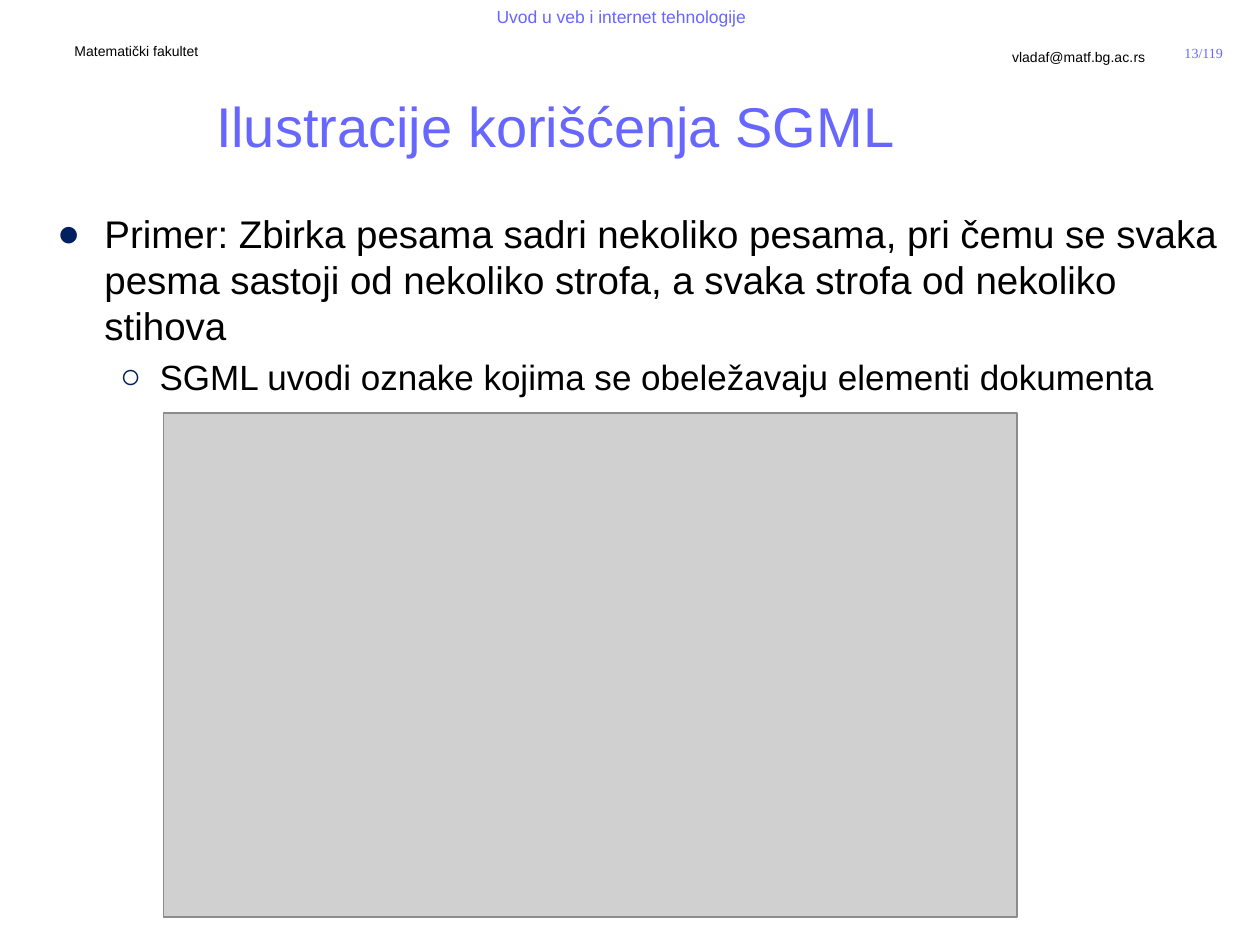
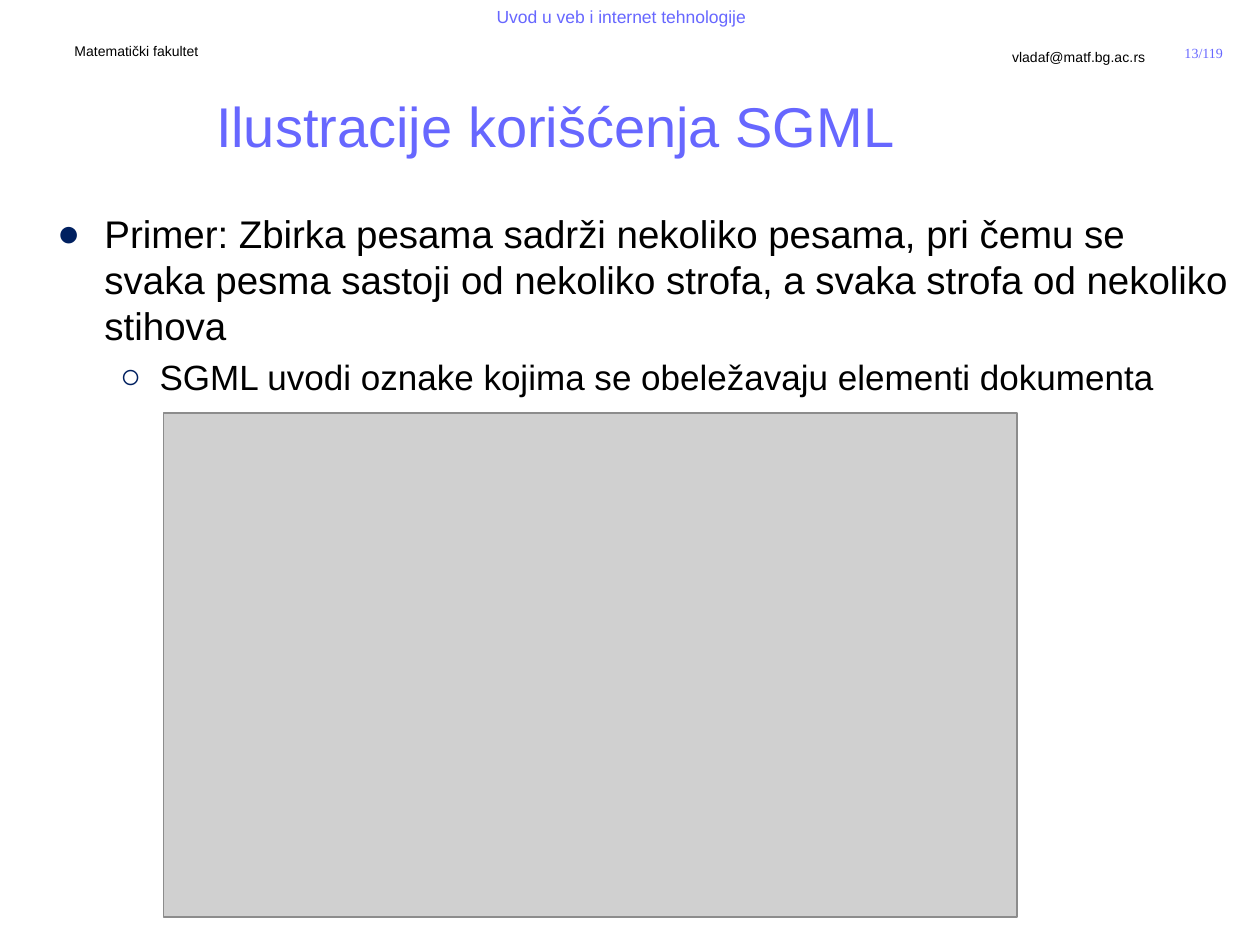
Before and after one commit to MatfUVIT/info, a slide deck: slide 13 of predavanja/prezentacije/UVIT02-01-Jezici za obelezavanje.pptx. Drawn at 1260x945 pixels with LibreOffice and Linux fonts; fonts in the diff are those of the drawing; grey boxes stand for pictures; background and template pictures are left out. Boxes give left, top, right and bottom in pixels: in the first picture for what was removed or moved away, otherwise in the second. Text is boxed around its words. In the diff, an @@ line names an element or a change of style, - is before the commit and + after.

```diff
--- a/predavanja/prezentacije/UVIT02-01-Jezici za obelezavanje.pptx
+++ b/predavanja/prezentacije/UVIT02-01-Jezici za obelezavanje.pptx
@@ text at (x1=104, y1=220, x2=1228, y2=341): text changed @@
-● Primer: Zbirka pesama sadri nekoliko pesama, pri čemu se svaka pesma sastoji od nekoliko strofa, a svaka strofa od nekoliko stihova
+● Primer: Zbirka pesama sadrži nekoliko pesama, pri čemu se svaka pesma sastoji od nekoliko strofa, a svaka strofa od nekoliko stihova
```
Also in this commit, not shown: 9 other files.
